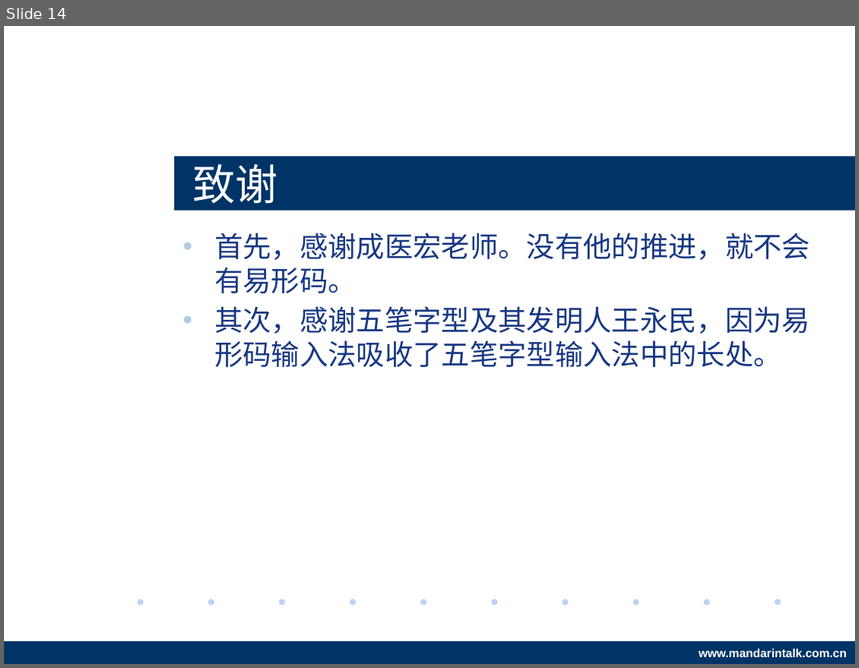
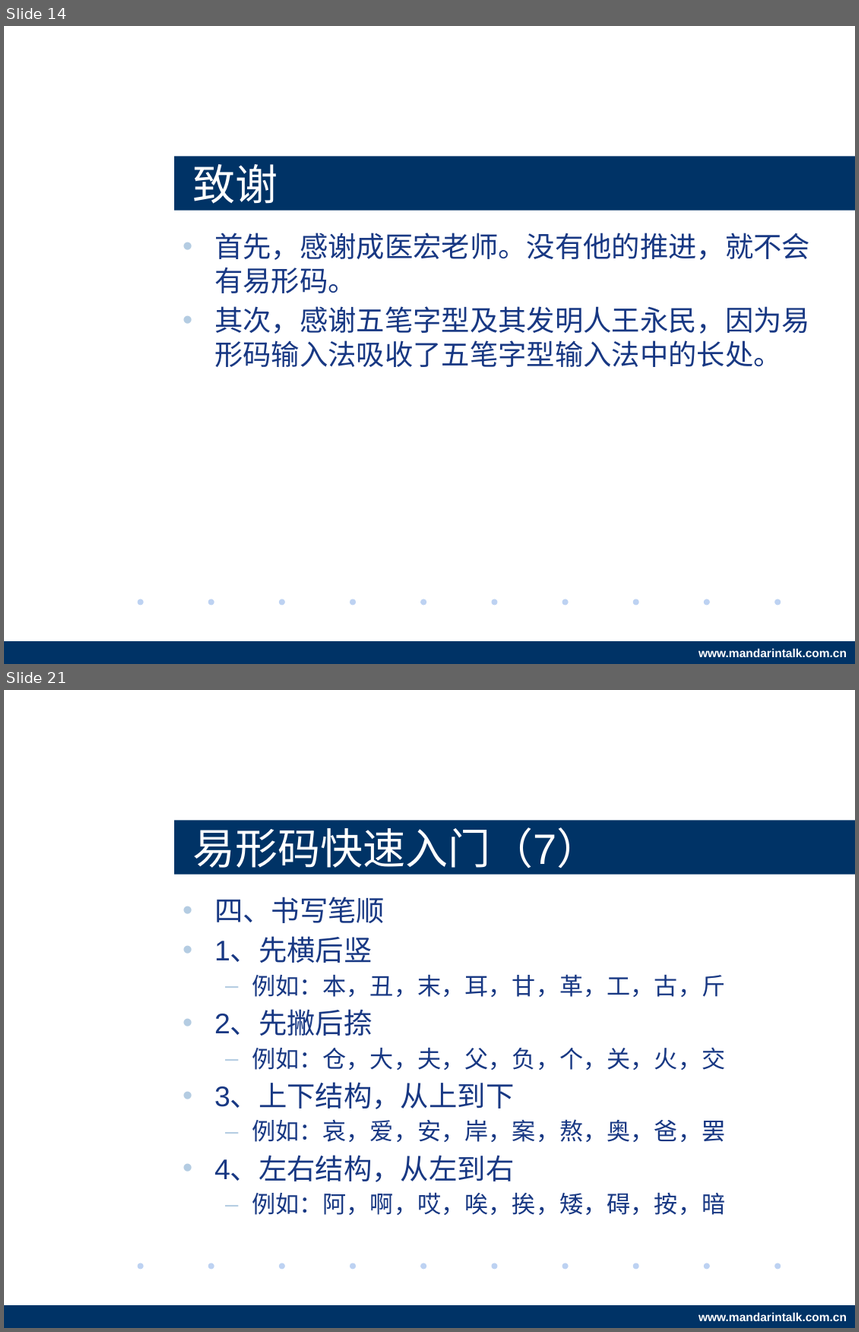
Before and after one commit to BardoQi/eShine, a slide deck: docs/project_summary.pptx. Shown one above the other, each under a label of ours: slide 14 before the commit, slides 14 and 21 after it; the slides between them are not shown. The pictures are 859x668 and 859x1332 pixels, drawn with LibreOffice and Linux fonts; fonts in the diff are those of the drawing; background and template pictures are left out. Boxes give left, top, right and bottom in pixels: in the first picture for what was removed or moved away, otherwise in the second. Text is boxed around its words. In the diff, an @@ line names an element or a change of style, - is before the commit and + after.

```diff
--- a/docs/project_summary.pptx
+++ b/docs/project_summary.pptx
@@ slide 21 added at (4, 690, 855, 1328), background #FFFFFF; not listed: 12 template elements that a slide beside it also shows @@
@@ title added at (174, 820, 855, 875), fill #003366, 36 pt, text #FFFFFF @@
+易形码快速入门（7）
@@ text added at (215, 897, 725, 1215), 20 pt, text #183883 @@
+• 四、书写笔顺
+• 1、先横后竖
+  – 例如：本，丑，末，耳，甘，革，工，古，斤
+• 2、先撇后捺
+  – 例如：仓，大，夫，父，负，个，关，火，交
+• 3、上下结构，从上到下
+  – 例如：哀，爱，安，岸，案，熬，奥，爸，罢
+• 4、左右结构，从左到右
+  – 例如：阿，啊，哎，唉，挨，矮，碍，按，暗
```
Also in this commit, not shown: 12 slides changed, 5 other slides added.
